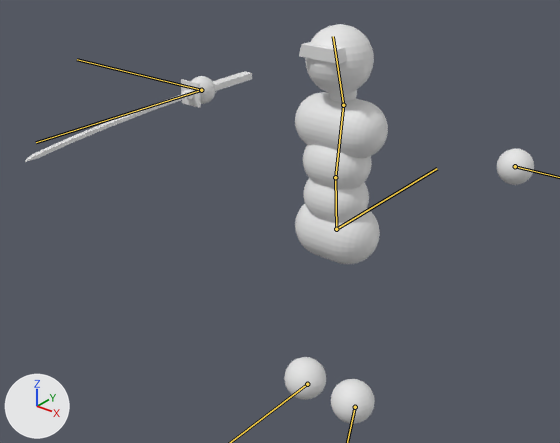
Two versions of the glTF model assets/models/simple_combat_char.glb, one commit apart.
Before and after are seen from a 50 mm lens placed at (1.63, -2.39, 2.35), pointed at (-0.3, 0.02, 0.86). Arrows for +X, +Y and +Z are at lower left; the lights stay in place. The picture after the commit comes second. The bones that change are drawn over the model as lines.

In view in the first picture: 'Body', 'Sword'.
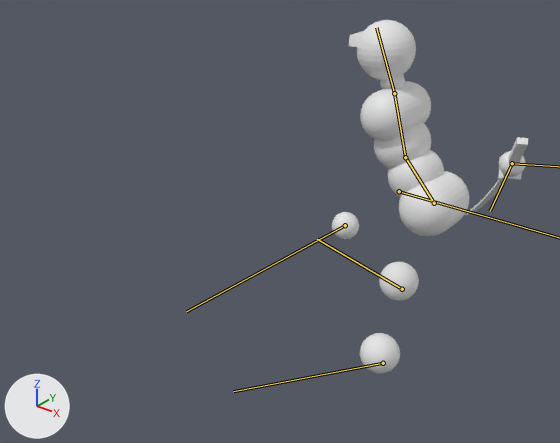
The newer file adds an action. The first version stands in its rest pose; the second is drawn at frame 8 of the action 'Mikiri_give'.

What changed in the scene script:
```text
Change bone_root_bone:
    where bone_root_bone = bpy.data.objects['Armature'].pose.bones['Root bone']
    bone_root_bone.location: (0.0, 0.0, 0.0) -> (0.0, 0.5, 0.0)
    bone_root_bone.rotation_quaternion: (1.0, 0.0, 0.0, 0.0) -> (0.707, 0.0, 0.0, -0.707)  # degrees (0, 0, 0) -> degrees (0, 0, -90)
Change bone_lower_back:
    where bone_lower_back = bpy.data.objects['Armature'].pose.bones['Lower back']  # child of 'Root bone'
    bone_lower_back.location: (0.0, 0.0, 0.0) -> (0.0, -0.024, 0.181)
    bone_lower_back.rotation_quaternion: (1.0, 0.0, 0.0, 0.0) -> (0.95, -0.313, 0.0, 0.0)  # degrees (0, 0, 0) -> degrees (-36, 0, 0)
Change bone_upper_back:
    where bone_upper_back = bpy.data.objects['Armature'].pose.bones['Upper back']  # child of 'Lower back'
    bone_upper_back.rotation_quaternion: (1.0, 0.0, 0.0, 0.0) -> (0.994, 0.11, 0.0, 0.0)  # degrees (0, 0, 0) -> degrees (13, 0, 0)
Change bone_head:
    where bone_head = bpy.data.objects['Armature'].pose.bones['Head']  # child of 'Upper back'
    bone_head.rotation_quaternion: (1.0, 0.0, 0.0, 0.0) -> (0.986, 0.166, 0.0, 0.0)  # degrees (0, 0, 0) -> degrees (19, 0, 0)
Change bone_hand_l:
    where bone_hand_l = bpy.data.objects['Armature'].pose.bones['Hand.L']  # child of 'Root bone'
    bone_hand_l.location: (0.0, 0.0, 0.0) -> (-0.548, -0.412, -0.059)
    bone_hand_l.rotation_quaternion: (1.0, 0.0, 0.0, 0.0) -> (0.856, -0.436, 0.153, 0.234)  # degrees (0, 0, 0) -> degrees (-50, 28, 18)
Change bone_foot_l:
    where bone_foot_l = bpy.data.objects['Armature'].pose.bones['Foot.L']  # child of 'Root bone'
    bone_foot_l.location: (0.0, 0.0, 0.0) -> (-0.02, -0.047, 0.023)
Change bone_hand_r:
    where bone_hand_r = bpy.data.objects['Armature'].pose.bones['Hand.R']  # child of 'Root bone'
    bone_hand_r.location: (0.0, 0.0, 0.0) -> (-0.375, -0.3, -0.373)
    bone_hand_r.rotation_quaternion: (1.0, 0.0, 0.0, 0.0) -> (0.807, -0.484, -0.29, 0.175)  # degrees (0, 0, 0) -> degrees (-68, -17, 36)
Change bone_foot_r:
    where bone_foot_r = bpy.data.objects['Armature'].pose.bones['Foot.R']  # child of 'Root bone'
    bone_foot_r.location: (0.0, 0.0, 0.0) -> (-0.254, -0.095, -0.022)
    bone_foot_r.rotation_quaternion: (1.0, 0.0, 0.0, 0.0) -> (0.985, 0.017, -0.092, 0.146)  # degrees (0, 0, 0) -> degrees (0, -11, 17)
Change bone_sword_attachment:
    where bone_sword_attachment = bpy.data.objects['Armature'].pose.bones['Sword attachment']  # child of 'Root bone'
    bone_sword_attachment.location: (0.0, 0.0, 0.0) -> (0.3, -0.373, 0.375)
    bone_sword_attachment.rotation_quaternion: (1.0, 0.0, 0.0, 0.0) -> (0.807, 0.29, 0.175, 0.484)  # degrees (0, 0, 0) -> degrees (40, 0, 62)
```

Location of each change, [x1, y1, x2, y2] in pixels of the pictures (560 x 443 px):
'Body', posed (43% narrower, 12% shorter)
    before: [191, 24, 534, 424]
    after: [332, 20, 526, 373]
'Sword', posed (72% narrower, 14% shorter)
    before: [25, 71, 252, 162]
    after: [466, 137, 528, 215]
bone 'Lower back', root to tip
    before: (336, 229) to (335, 177)
    after: (434, 203) to (405, 157)
bone 'Upper back', root to tip
    before: (335, 177) to (343, 105)
    after: (405, 157) to (394, 93)
bone 'Head', root to tip
    before: (343, 105) to (333, 36)
    after: (394, 93) to (376, 27)
bone 'Sword attachment', root to tip
    before: (201, 90) to (36, 142)
    after: (512, 163) to (490, 211)
